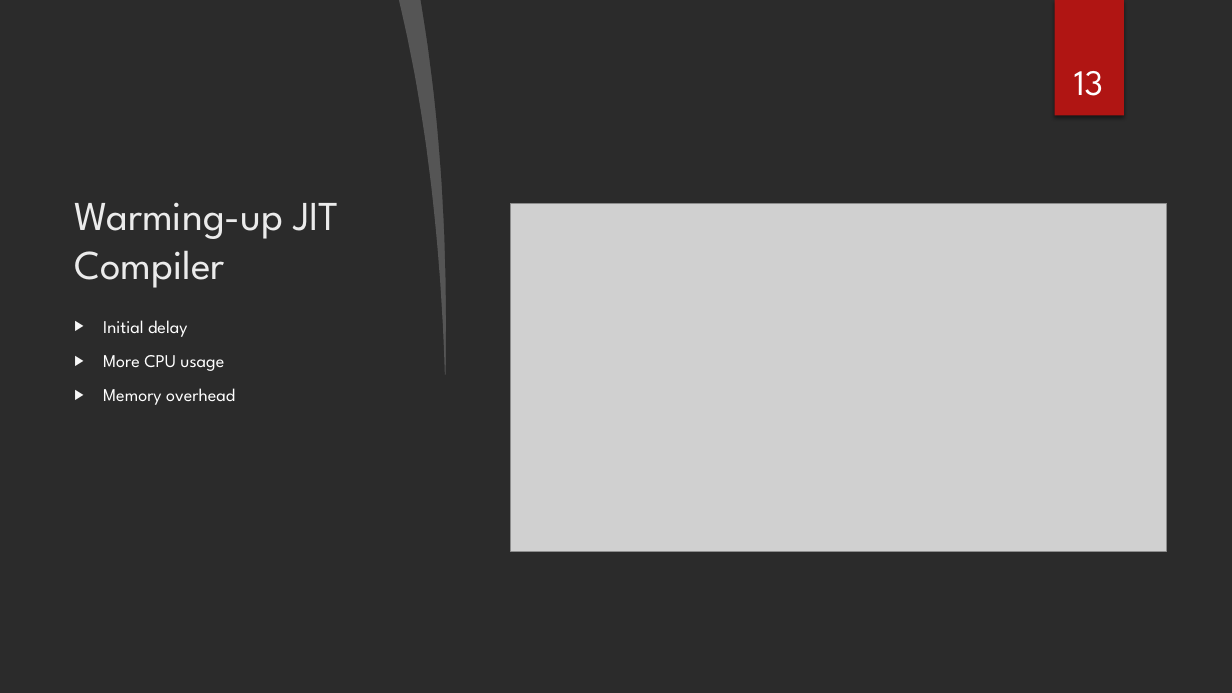
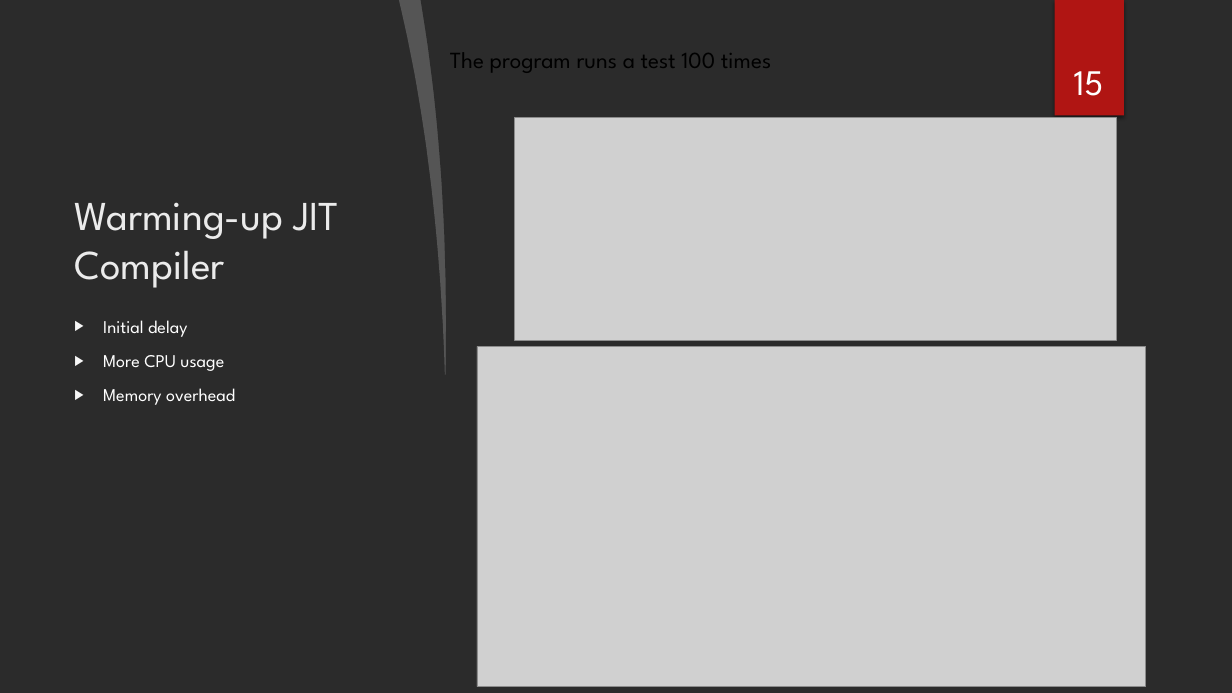
Before and after one commit to sebivenlo/esd-2024-jit-compiler, a slide deck: slide 15 of documents/presentation/presentation jit compiler.pptx (slide 13 before the commit). Drawn at 1232x693 pixels with LibreOffice and Linux fonts; fonts in the diff are those of the drawing; grey boxes stand for pictures; background and template pictures are left out; a plain dark background stands for a picture behind light text. Boxes give left, top, right and bottom in pixels: in the first picture for what was removed or moved away, otherwise in the second. Text is boxed around its words. In the diff, an @@ line names an element or a change of style, - is before the commit and + after.

```diff
--- a/documents/presentation/presentation jit compiler.pptx
+++ b/documents/presentation/presentation jit compiler.pptx
@@ text added at (x1=450, y1=53, x2=771, y2=73), 18 pt, text #000000 @@
+The program runs a test 100 times
@@ page number at (x1=1074, y1=71, x2=1104, y2=96): text changed @@
-13
+15
@@ picture added at (x1=514, y1=117, x2=1116, y2=340) @@
@@ picture removed at (x1=510, y1=203, x2=1166, y2=552) @@
@@ picture added at (x1=477, y1=347, x2=1146, y2=687) @@
```
Also in this commit, not shown: 2 other slides changed, 3 slides added.
